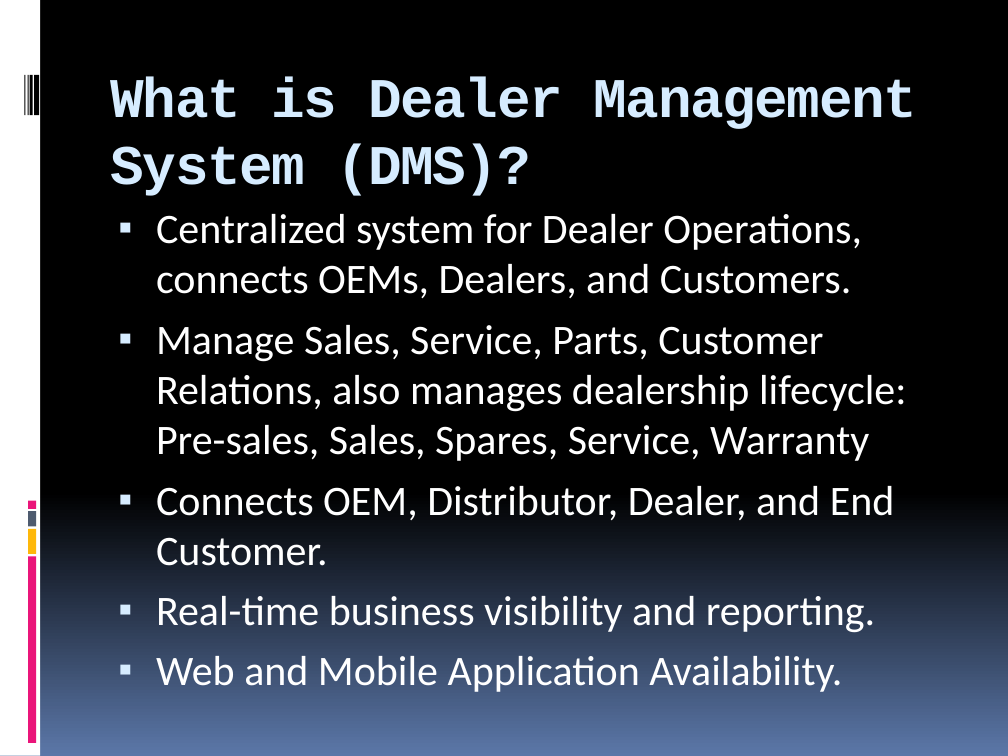
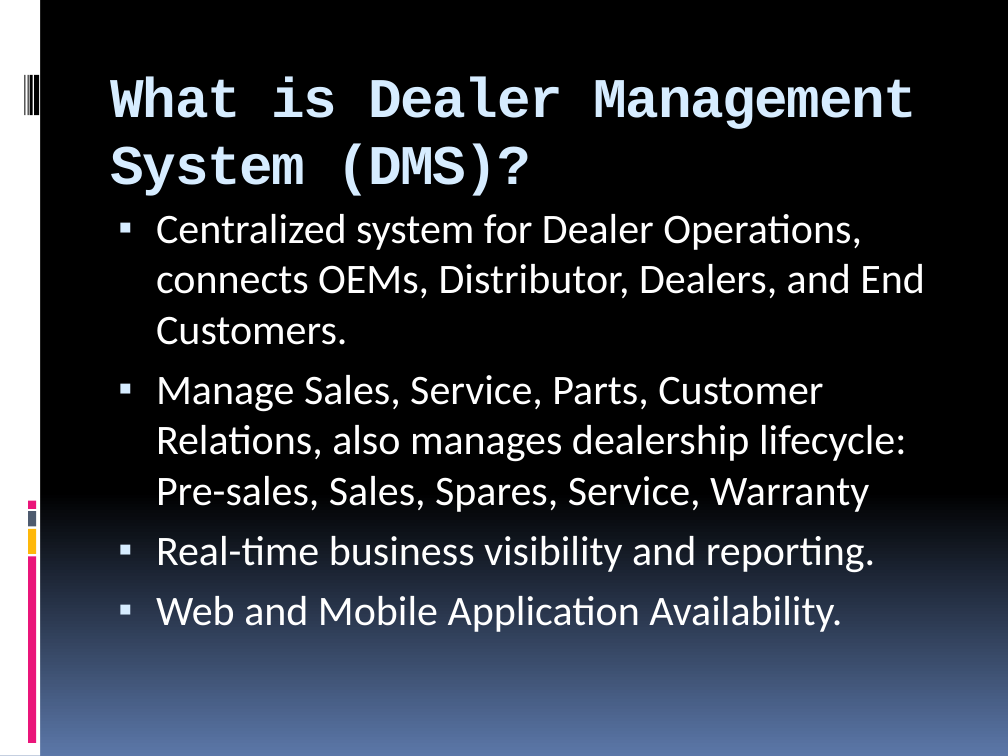
Before and after one commit to Neel-max-cpu/ppts, a slide deck: slide 11 of my ppts/dms and ecat.pptx. Drawn at 1008x756 pixels with LibreOffice and Linux fonts; fonts in the diff are those of the drawing. Boxes give left, top, right and bottom in pixels: in the first picture for what was removed or moved away, otherwise in the second. Text is boxed around its words. In the diff, an @@ line names an element or a change of style, - is before the commit and + after.

Commit message:
update :memo:

```diff
--- a/my ppts/dms and ecat.pptx
+++ b/my ppts/dms and ecat.pptx
@@ text at (156,214,925,345): text changed @@
-▪ Centralized system for Dealer Operations, connects OEMs, Dealers, and Customers.
+▪ Centralized system for Dealer Operations, connects OEMs, Distributor, Dealers, and End Customers.
@@ text at (156,486,895,566): paragraph removed @@
-▪ Connects OEM, Distributor, Dealer, and End Customer.
```
